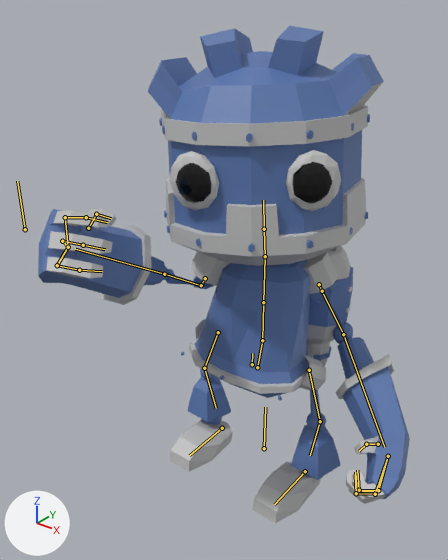
Before and after pictures for a commit that changed the glTF model graphics/gtlf2/robot/Robot.glb.
Both versions are drawn from a 50 mm camera at (3.43, -4.91, 5.32) aimed at (0.03, -0.66, 2.68). Lighting does not change. The marker at lower left points along +X, +Y and +Z. Both versions are drawn at frame 19 of the action 'Robot_Throw'; the numbers are the values there. The bones that bend it are drawn over the model as lines.

The first picture shows 'Arm.L', 'Arm.R', 'Foot.L', 'Foot.R', 'Hand.L', 'Hand.R', 'Head', 'Jetpack', 'Leg.L', 'LowerLeg.L', 'LowerLeg.R', 'Shoulder.L', 'Shoulder.R', 'Torso'.
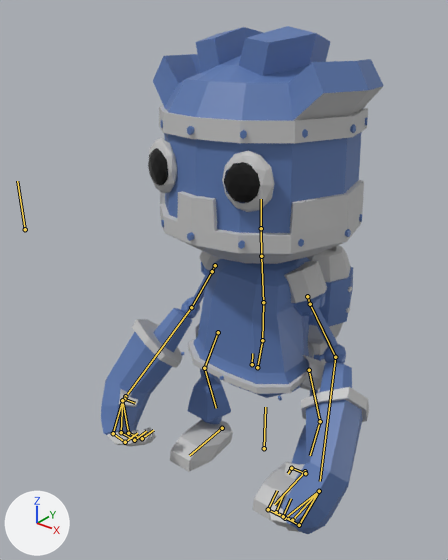
Location of each change, (x1, y1, x2, y2) in pixels of the pictures (448 x 560 px):
'Head', posed
    before: (148, 26, 384, 266)
    after: (148, 26, 384, 264)
'Torso', posed (7% narrower)
    before: (181, 252, 338, 401)
    after: (181, 251, 327, 401)
'Hand.L', posed (40% wider)
    before: (336, 337, 410, 504)
    after: (265, 362, 369, 534)
'Hand.R', posed (29% narrower, 43% taller)
    before: (38, 208, 167, 305)
    after: (101, 308, 192, 447)
'Arm.L', posed
    before: (333, 306, 353, 344)
    after: (311, 308, 346, 364)
'Arm.R', posed (28% narrower, 95% taller)
    before: (163, 266, 201, 287)
    after: (181, 276, 208, 318)
'Shoulder.L', posed
    before: (310, 286, 332, 304)
    after: (294, 293, 326, 316)
'Shoulder.R', posed
    before: (194, 276, 214, 289)
    after: (201, 262, 210, 278)
'Foot.L', unchanged, covered by the edit
    before: (253, 462, 321, 523)
    after: (253, 462, 295, 522)
'LowerLeg.L', unchanged, covered by the edit
    before: (291, 425, 341, 480)
    after: (292, 425, 306, 465)
bone 'Torso', root to tip
    before: (263, 302) to (265, 256)
    after: (263, 302) to (261, 256)
bone 'UpperArm.R', root to tip
    before: (201, 285) to (164, 274)
    after: (212, 271) to (191, 307)
bone 'LowerArm.R', root to tip
    before: (164, 274) to (75, 249)
    after: (191, 307) to (127, 394)

Diff of the bpy script that builds the scene:
```diff
--- a/graphics/gtlf2/robot/Robot.glb.py
+++ b/graphics/gtlf2/robot/Robot.glb.py
@@ bone_torso @@
 bone_torso = bpy.data.objects['RobotArmature'].pose.bones['Torso']  # child of 'Abdomen'
-bone_torso.rotation_quaternion = (0.962, 0.0, 0.272, -0.03)  # degrees (-1, 32, -4)
+bone_torso.rotation_quaternion = (1.0, 0.0, 0.0, 0.0)  # degrees (0, 0, 0)
@@ bone_upperarm_r @@
 bone_upperarm_r = bpy.data.objects['RobotArmature'].pose.bones['UpperArm.R']  # child of 'Shoulder.R'
-bone_upperarm_r.rotation_quaternion = (0.281, -0.41, 0.574, 0.651)  # degrees (-91, 121, 12)
+bone_upperarm_r.rotation_quaternion = (0.999, -0.009, 0.019, 0.038)  # degrees (-1, 2, 4)
@@ bone_lowerarm_r @@
 bone_lowerarm_r = bpy.data.objects['RobotArmature'].pose.bones['LowerArm.R']  # child of 'UpperArm.R'
-bone_lowerarm_r.rotation_quaternion = (0.362, -0.047, -0.931, 0.031)  # degrees (7, -138, -8)
+bone_lowerarm_r.rotation_quaternion = (0.676, 0.12, -0.664, 0.298)  # degrees (-69, -75, 104)
```
